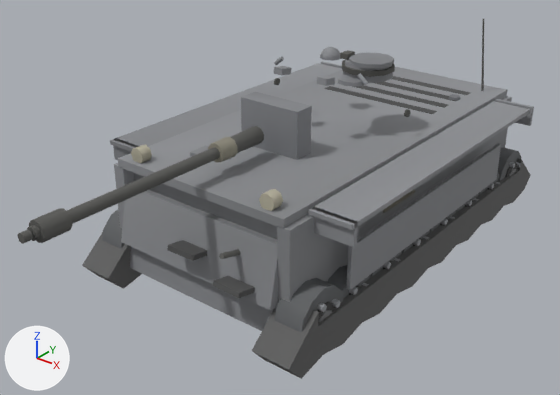
An edit to the glTF model client/assets/models/pz4.glb, drawn before and after from the same camera.
Rendered twice from a 50 mm lens placed at (6.11, -8.92, 5.91), pointed at (-0.03, -1.26, 1.15). The axes (+X, +Y, +Z) are drawn at lower left. The lights are the same throughout. The first picture is the older version. Where no turn or scale is listed for an object, it has been applied to the vertices. Vertices at exactly the same position are counted once.

The scene before the commit, as lines of its bpy script (objects in view):
```python
ob_mantlet = bpy.data.objects.new('mantlet', me_mesh_24)
ob_mantlet.location = (0.0, -0.2, 1.88)
ob_tracks = bpy.data.objects.new('tracks', me_mesh_16)
ob_tracks.location = (0.0, 0.0, 0.0)
ob_turretfront = bpy.data.objects.new('turretFront', None)
ob_turretfront.parent = ob_turret
ob_turretfront.location = (0.0, 0.0, 0.0)
ob_turretrear = bpy.data.objects.new('turretRear', None)
ob_turretrear.parent = ob_turret
ob_turretrear.location = (0.0, 0.0, 0.0)
ob_turretroof = bpy.data.objects.new('turretRoof', me_mesh_23)
ob_turretroof.location = (0.0, -0.2, 1.88)
ob_turretside = bpy.data.objects.new('turretSide', me_mesh_22)
ob_turretside.location = (0.0, -0.2, 1.88)
ob_wheel14 = bpy.data.objects.new('wheel14', me_mesh_14)
ob_wheel14.location = (1.54, -2.65, 0.6)
ob_wheel6 = bpy.data.objects.new('wheel6', me_mesh_6)
ob_wheel6.location = (-1.54, -2.65, 0.6)
# also in view: 'hullSide' at (0.0, 0.0, 1.46); 'barrel' at (0.0, -3.54, 2.26); 'hullTop' at (0.0, 0.0, 1.91); 'wheel13' at (1.54, -1.95, 0.48); 'lowerPlate' at (0.0, -2.92, 1.17)
```
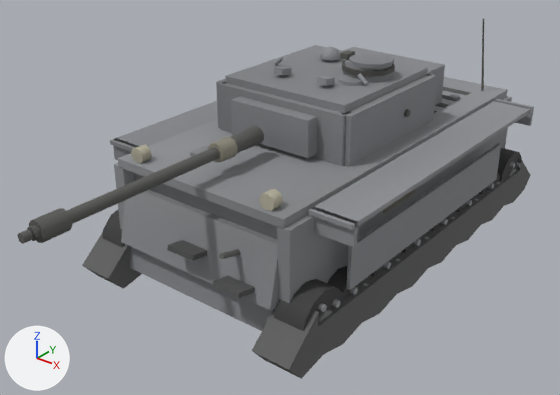
Location of each change, [x1, y1, x2, y2] in pixels of the pictures (560 x 395 px; the box of a moved part takes in the faces that stretch with it):
'turretRoof', reshaped (67% wider, 68% taller)
    before: [274, 47, 395, 87]
    after: [225, 45, 428, 113]
'turretSide', reshaped
    before: [274, 78, 411, 117]
    after: [216, 73, 437, 167]
'mantlet', rescaled (21% wider, 9% shorter)
    before: [241, 92, 312, 160]
    after: [231, 96, 317, 158]
'turretFront', now drawn
    after: [219, 47, 445, 166]
'wheel14', reshaped
    before: [274, 278, 344, 333]
    after: [274, 279, 344, 331]
'wheel6', reshaped
    before: [102, 210, 124, 249]
    after: [102, 210, 125, 248]
part 1 of me_mesh_6, added
    after: [102, 210, 125, 248]
part 2 of me_mesh_6, moved or reshaped (not visible afterwards)
    before: [104, 210, 124, 248]
part 3 of me_mesh_6, recoloured
    before: [102, 229, 115, 246]
part 4 of me_mesh_14, added
    after: [274, 279, 344, 331]
part 5 of me_mesh_14, moved or reshaped (not visible afterwards)
    before: [276, 278, 342, 332]
part 6 of me_mesh_14, recoloured
    before: [274, 279, 344, 329]
part 7 of me_mesh_22, added (mostly hidden)
    after: [216, 79, 226, 128]
part 8 of me_mesh_22, added
    after: [343, 73, 437, 167]
part 9 of me_mesh_23, added
    after: [225, 45, 428, 113]

Diff of the bpy script that builds the scene:
```diff
--- a/client/assets/models/pz4.glb.py
+++ b/client/assets/models/pz4.glb.py
@@ mat_turretrear_mat @@
+mat_turretrear_mat = bpy.data.materials.new('turretRear_mat')
+mat_turretrear_mat.use_nodes = True; mat_turretrear_mat.node_tree.nodes.clear()
+_N = mat_turretrear_mat.node_tree.nodes; _L = mat_turretrear_mat.node_tree.links
+n0 = _N.new('ShaderNodeBsdfPrincipled'); n0.name = 'Principled BSDF'
+n0.inputs[1].default_value = 0.15  # 'Metallic'
+n0.inputs[2].default_value = 0.8  # 'Roughness'
+n1 = _N.new('ShaderNodeOutputMaterial'); n1.name = 'Material Output'
+n2 = _N.new('ShaderNodeVertexColor'); n2.name = 'Color Attribute'
+_L.new(n0.outputs[0], n1.inputs[0])  # 'BSDF' to 'Surface'
+_L.new(n2.outputs[0], n0.inputs[0])  # 'Color' to 'Base Color'
@@ mat_turretfront_mat @@
+mat_turretfront_mat = bpy.data.materials.new('turretFront_mat')
+mat_turretfront_mat.use_nodes = True; mat_turretfront_mat.node_tree.nodes.clear()
+_N = mat_turretfront_mat.node_tree.nodes; _L = mat_turretfront_mat.node_tree.links
+n0 = _N.new('ShaderNodeBsdfPrincipled'); n0.name = 'Principled BSDF'
+n0.inputs[1].default_value = 0.15  # 'Metallic'
+n0.inputs[2].default_value = 0.8  # 'Roughness'
+n1 = _N.new('ShaderNodeOutputMaterial'); n1.name = 'Material Output'
+n2 = _N.new('ShaderNodeVertexColor'); n2.name = 'Color Attribute'
+_L.new(n0.outputs[0], n1.inputs[0])  # 'BSDF' to 'Surface'
+_L.new(n2.outputs[0], n0.inputs[0])  # 'Color' to 'Base Color'
@@ me_mesh_6 @@
-me_mesh_6.from_pydata(...)  # 144 vertices, 240 faces; spans x -0.27..0.27, y -0.441..0.441, z -0.441..0.441
+me_mesh_6.from_pydata(...)  # 148 vertices, 248 faces; spans x -0.27..0.27, y -0.428..0.428, z -0.428..0.428
+# me_mesh_6 part 1: the loose piece of 28 vertices spanning x -0.2..0.2, y -0.441..0.441, z -0.441..0.441 is copied, and the copy is scaled about its middle by (1.08, 0.97, 0.97); it spans x -0.215..0.215, y -0.428..0.428, z -0.428..0.428
+# me_mesh_6 part 2: 26 vertices moved from x -0.2..0.2, y -0.441..0.441, z -0.441..0.441 to x -0.2..0.2, y -0.384..0.384, z -0.384..0.384
+# me_mesh_6 part 3: 9 kept faces spanning x -0.2..0.2, y -0.384..0.384, z -0.192..0.384 get new vertex colours; the middle colour goes from dark grey #66686b to dark grey #616365
+# other edits to the shape of me_mesh_6 do not show in these pictures
 me_mesh_6.materials.append(mat_wheel6_mat)
@@ me_mesh_14 @@
-me_mesh_14.from_pydata(...)  # 144 vertices, 240 faces; spans x -0.27..0.27, y -0.441..0.441, z -0.441..0.441
+me_mesh_14.from_pydata(...)  # 148 vertices, 248 faces; spans x -0.27..0.27, y -0.428..0.428, z -0.428..0.428
+# me_mesh_14 part 4: the loose piece of 28 vertices spanning x -0.2..0.2, y -0.441..0.441, z -0.441..0.441 is copied, and the copy is scaled about its middle by (1.08, 0.97, 0.97); it spans x -0.215..0.215, y -0.428..0.428, z -0.428..0.428
+# me_mesh_14 part 5: 26 vertices moved from x -0.2..0.2, y -0.441..0.441, z -0.441..0.441 to x -0.2..0.2, y -0.384..0.384, z -0.384..0.384
+# me_mesh_14 part 6: 9 kept faces spanning x -0.2..0.2, y -0.384..0.384, z -0.192..0.384 get new vertex colours; the middle colour goes from dark grey #66686b to dark grey #616365
+# other edits to the shape of me_mesh_14 do not show in these pictures
 me_mesh_14.materials.append(mat_wheel14_mat)
@@ me_mesh_22 @@
-me_mesh_22.from_pydata(...)  # 36 vertices, 64 faces; spans x -1.17..1.17, y 0.22..0.33, z 0.36..0.47
+me_mesh_22.from_pydata(...)  # 52 vertices, 88 faces; spans x -1.17..1.17, y -1.1..1.1, z 0.0..0.75
+# me_mesh_22 part 7: a new loose piece, a box spanning x -1.13..-0.97, y -1.1..1.1, z 0.0..0.75, in mat_turretside_mat
+# me_mesh_22 part 8: a new loose piece, a box spanning x 0.97..1.13, y -1.1..1.1, z 0.0..0.75, in mat_turretside_mat
 me_mesh_22.materials.append(mat_turretside_mat)
@@ me_mesh_23 @@
-me_mesh_23.from_pydata(...)  # 181 vertices, 316 faces; spans x -0.79..0.9, y -0.68..0.65, z 0.85..1.15
+me_mesh_23.from_pydata(...)  # 189 vertices, 328 faces; spans x -1.0..1.0, y -1.05..1.05, z 0.75..1.15
+# me_mesh_23 part 9: a new loose piece, a box spanning x -1.0..1.0, y -1.05..1.05, z 0.75..0.85, in mat_turretroof_mat
 me_mesh_23.materials.append(mat_turretroof_mat)
@@ me_mesh_24 @@
-me_mesh_24.from_pydata(...)  # 8 vertices, 12 faces; spans x -0.475..0.475, y -1.33..-1.03, z 0.065..0.725
+me_mesh_24.from_pydata(...)  # 8 vertices, 12 faces; spans x -0.651..0.651, y -1.33..-1.03, z 0.14..0.65
+# me_mesh_24 part 10: the whole mesh is scaled about its middle by (1.37, 1, 0.773)
 me_mesh_24.materials.append(mat_mantlet_mat)
@@ me_mesh_24_1 @@
+me_mesh_24_1.from_pydata(...)  # a box spanning x -1.05..1.05, y 0.98..1.14, z 0.0..0.75
+me_mesh_24_1.materials.append(mat_turretrear_mat)
@@ me_mesh_22_1 @@
+me_mesh_22_1.from_pydata(...)  # a box spanning x -1.05..1.05, y -1.14..-0.94, z 0.0..0.75; a box spanning x -0.84..0.84, y 1.1..1.9, z 0.07..0.68
+me_mesh_22_1.materials.append(mat_turretfront_mat)
@@ ob_turretfront @@
-ob_turretfront = bpy.data.objects.new('turretFront', None)
+ob_turretfront = bpy.data.objects.new('turretFront', me_mesh_22_1)
 ob_turretfront.parent = ob_turret
@@ ob_turretrear @@
-ob_turretrear = bpy.data.objects.new('turretRear', None)
+ob_turretrear = bpy.data.objects.new('turretRear', me_mesh_24_1)
 ob_turretrear.parent = ob_turret
```
